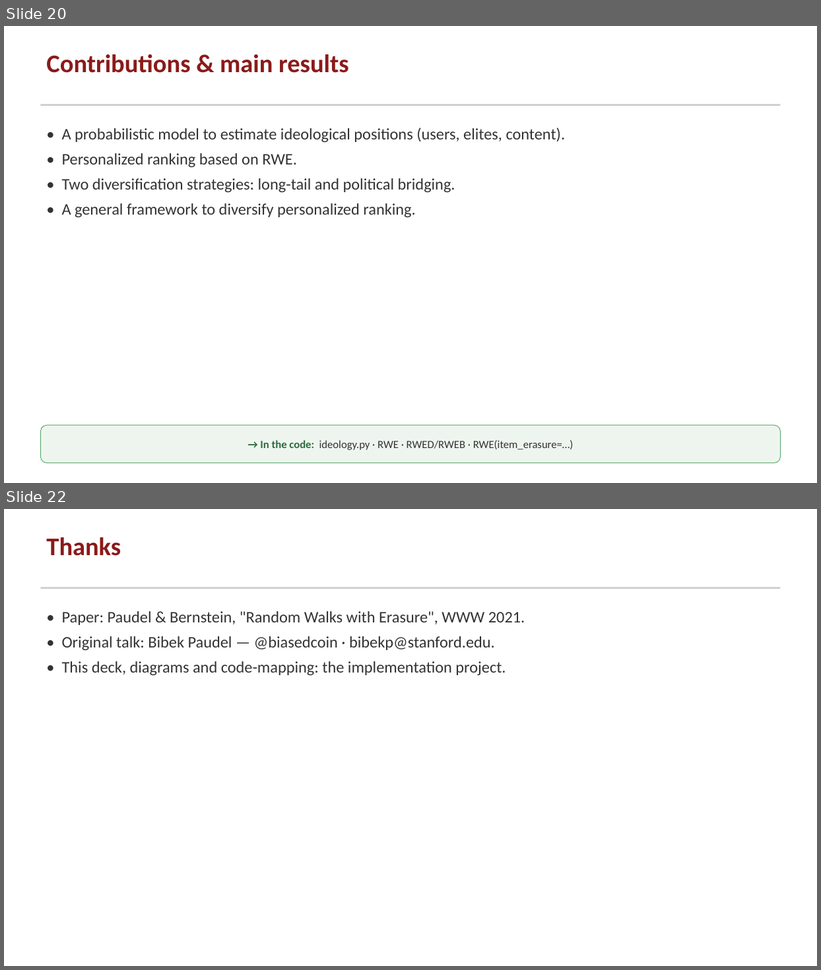
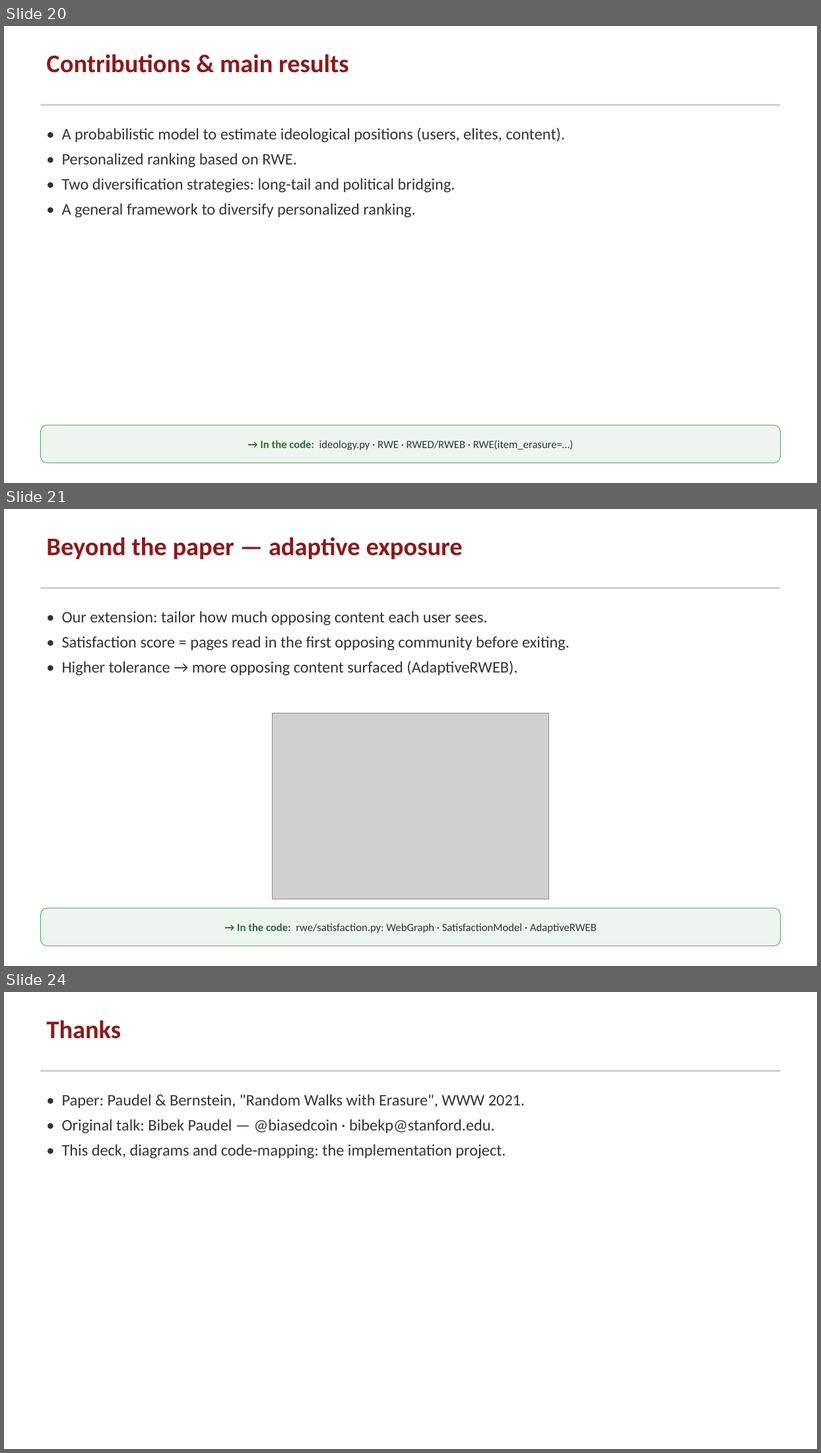
Before and after one commit to greenwichg/random_walks_with_erasure, a slide deck: docs/RWE_talk.pptx. Shown one above the other, each under a label of ours: slides 20 and 22 before the commit, slides 20, 21 and 24 after it; the slides between them are not shown. The pictures are 821x970 and 821x1453 pixels, drawn with LibreOffice and Linux fonts; fonts in the diff are those of the drawing; grey boxes stand for pictures. Boxes give left, top, right and bottom in pixels: in the first picture for what was removed or moved away, otherwise in the second. Text is boxed around its words. In the diff, an @@ line names an element or a change of style, - is before the commit and + after.

```diff
--- a/docs/RWE_talk.pptx
+++ b/docs/RWE_talk.pptx
@@ slide 21 added at <box>4,509,817,966</box>, background #FFFFFF @@
@@ text added at <box>46,537,463,559</box>, 30 pt, text #8B1A1A, bold @@
+Beyond the paper — adaptive exposure
@@ rectangle added at <box>40,587,781,589</box>, fill #CCCCCC @@
@@ text added at <box>62,611,570,675</box>, 19 pt, text #333333 @@
+• Our extension: tailor how much opposing content each user sees.
+• Satisfaction score = pages read in the first opposing community before exiting.
+• Higher tolerance → more opposing content surfaced (AdaptiveRWEB).
@@ picture added at <box>273,714,548,900</box> @@
@@ rounded rectangle added at <box>40,908,781,947</box>, fill #EEF5EE, outline #55A868 0.75 pt, 13 pt, text #333333 @@
+→ In the code: rwe/satisfaction.py: WebGraph · SatisfactionModel · AdaptiveRWEB
@@ what was slide 22 is now slide 24 @@
```
Also in this commit, not shown: 1 slide changed, 1 other slide added, 4 other files.
